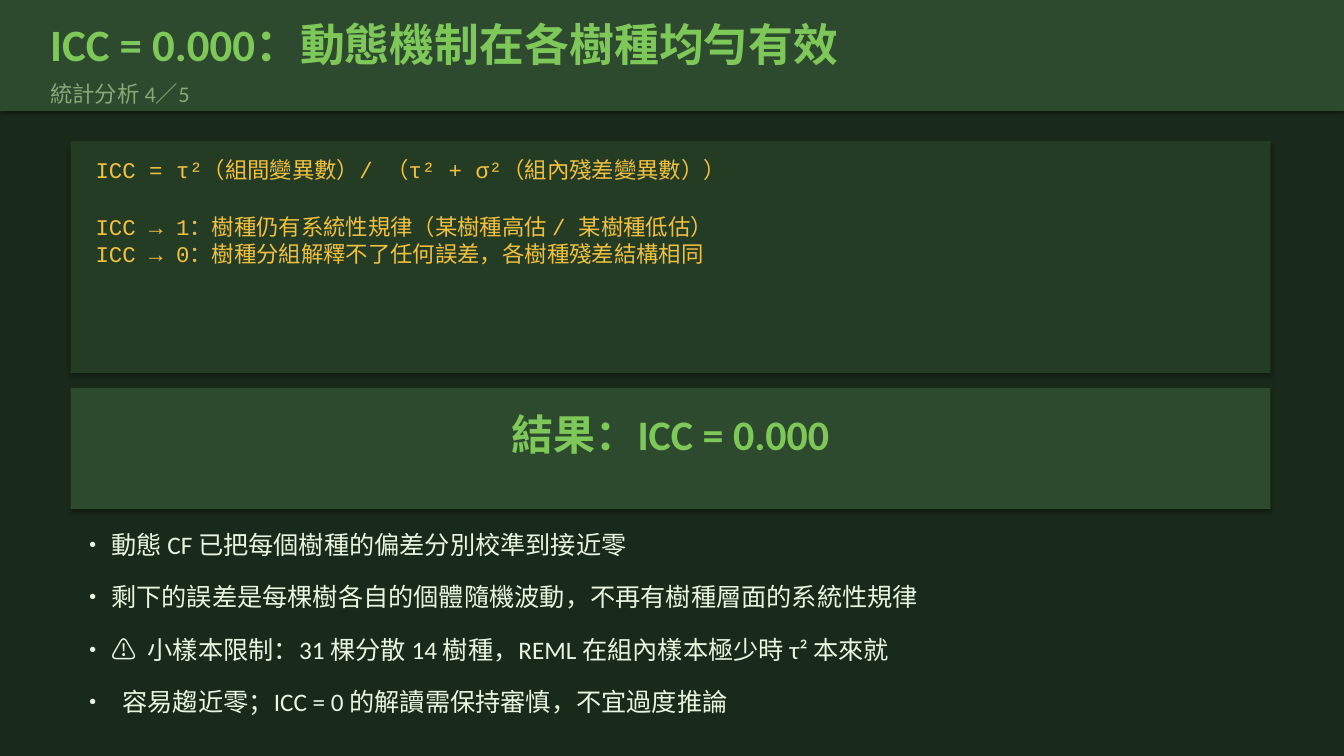
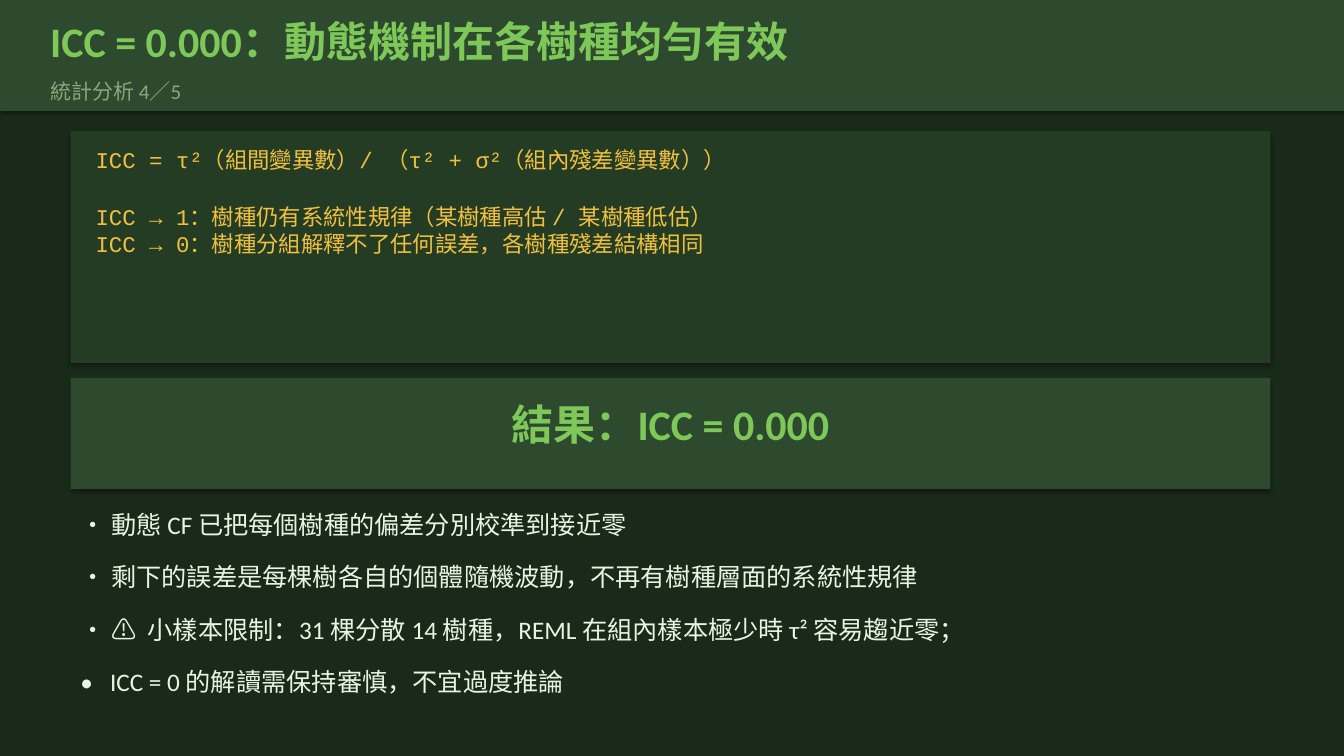
Before and after one commit to Yuchiaoniu/forest-carbon-measurement, a slide deck: slide 30 of public/thesis_defense.pptx (slide 22 before the commit). Drawn at 1344x756 pixels with LibreOffice and Linux fonts; fonts in the diff are those of the drawing. Boxes give left, top, right and bottom in pixels: in the first picture for what was removed or moved away, otherwise in the second. Text is boxed around its words. In the diff, an @@ line names an element or a change of style, - is before the commit and + after.

```diff
--- a/public/thesis_defense.pptx
+++ b/public/thesis_defense.pptx
@@ text "ICC = 0.000：動態機制在各樹種均勻有效" at [50, 22, 789, 61]: size 32 to 30 pt @@
@@ text "統計分析 4／5" at [50, 81, 181, 101]: size 16 to 15 pt @@
@@ 2 texts, 1 rectangle: place and size @@
-2 texts, 1 rectangle at [71, 141, 1270, 454]
+2 texts, 1 rectangle at [71, 131, 1270, 444]
@@ rectangle: place and size @@
-rectangle at [71, 388, 1270, 509]
+rectangle at [71, 378, 1270, 489]
@@ text "• 動態 CF 已把每個樹種的偏差分別校準到接近零": place and size @@
-text "• 動態 CF 已把每個樹種的偏差分別校準到接近零" at [111, 533, 627, 556]
+text "• 動態 CF 已把每個樹種的偏差分別校準到接近零" at [111, 513, 627, 536]
@@ text "• 剩下的誤差是每棵樹各自的個體隨機波動，不再有樹種層面的系統性規律": place and size @@
-text "• 剩下的誤差是每棵樹各自的個體隨機波動，不再有樹種層面的系統性規律" at [111, 584, 918, 609]
+text "• 剩下的誤差是每棵樹各自的個體隨機波動，不再有樹種層面的系統性規律" at [111, 564, 918, 589]
@@ text at [148, 617, 964, 643]: text changed @@
-• ⚠ 小樣本限制：31 棵分散 14 樹種，REML 在組內樣本極少時 τ² 本來就
+• ⚠ 小樣本限制：31 棵分散 14 樹種，REML 在組內樣本極少時 τ² 容易趨近零；
@@ text at [110, 670, 564, 694]: text changed @@
-• 容易趨近零；ICC = 0 的解讀需保持審慎，不宜過度推論
+• ICC = 0 的解讀需保持審慎，不宜過度推論
```
Also in this commit, not shown: 27 other slides changed, 12 slides added, 1 slide removed, 2 other files.
